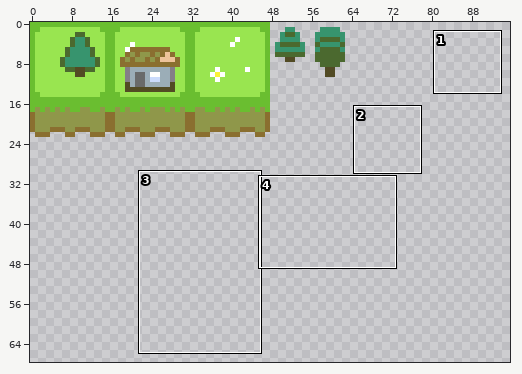
Pixel-art file -- Assets/IdleTycoon/Sprites/atlas_128.aseprite. The first picture is a wide view before the edit; the outline marks the close-up.
Close-up. The starting point:
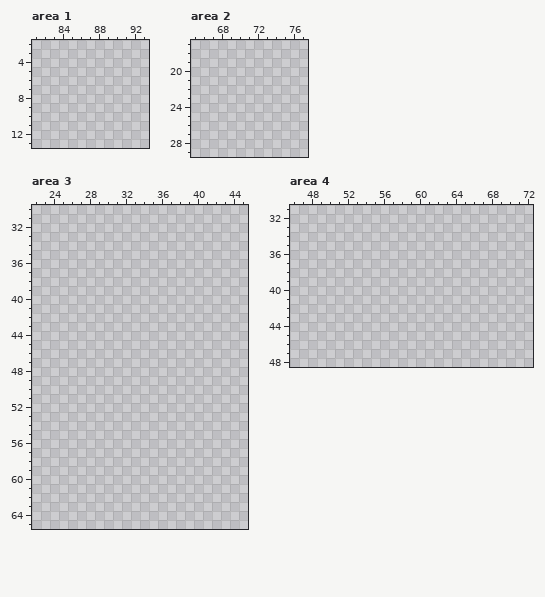
128x128 pixels, 1 frame. Shown: area 1: x 81..93, y 2..13; area 2: x 65..77, y 17..29; area 3: x 22..45, y 30..65; area 4: x 46..72, y 31..48. The wide view leaves out empty margins. The commit also changed other parts of the picture, which this record leaves out.
Now the later version:
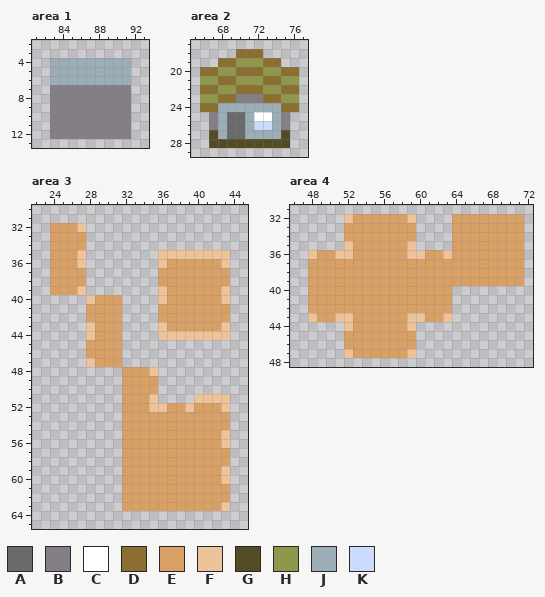
Palette (. is transparent): A #696a6a  B #847e87  C #ffffff  D #8a6f30  E #d9a066  F #eec39a  G #524b24  H #8f974a  J #9badb7  K #cbdbfc
Difference:
Area 1, layer "Layer 2":
Colour B is added in rows 7 to 12 at x 83 to 91.
Colour J is added in rows 4 to 6 at x 83 to 91.
Area 2, layer "Layer 2":
Colour A is added in rows 25 to 27 at x 69 to 70.
Colour B is added in row 23 at x 70 to 72; in rows 25 to 26 at x 67 and 75.
Colour C is added in row 25 at x 72 to 73.
Colour D is added in row 18 at x 70 to 72; in row 19 at x 68 to 69 and 73 to 74; in row 20 at x 66 to 67, 70 to 72 and 75 to 76; in row 21 at x 68 to 69 and 73 to 74; in row 22 at x 66 to 67, 70 to 72 and 75 to 76; in row 23 at x 68 to 69 and 73 to 74.
Colour D is added in row 24 at x 66 to 67 and 75 to 76.
Colour G is added in row 27 at x 67 and 75; in row 28 at x 67 to 75.
Colour H is added in row 19 at x 70 to 72; in row 20 at x 68 to 69 and 73 to 74; in row 21 at x 66 to 67, 70 to 72 and 75 to 76; in row 22 at x 68 to 69 and 73 to 74; in row 23 at x 66 to 67 and 75 to 76.
Colour J is added in row 24 at x 68 to 74; in rows 25 to 26 at x 68, 71 and 74; in row 27 at x 68 and 71 to 74.
Colour K is added in row 26 at x 72 to 73.
Area 3, layer "Layer 2":
Colour E is added in row 32 at x 24 to 26; in rows 33 to 34 at x 24 to 27; in row 35 at x 24 to 26; in row 36 at x 24 to 26 and 37 to 42; in rows 37 to 38 at x 24 to 27 and 36 to 43; in row 39 at x 24 to 26 and 37 to 42.
Colour E is added in row 40 at x 29 to 31 and 37 to 42; in rows 41 to 42 at x 28 to 31 and 36 to 43; in row 43 at x 29 to 31 and 37 to 42; in row 44 at x 29 to 31; in rows 45 to 46 at x 28 to 31; in row 47 at x 29 to 31.
Colour E is added in row 48 at x 32 to 34; in rows 49 to 50 at x 32 to 35; in row 51 at x 32 to 34; in row 52 at x 32 to 34, 37 to 38 and 40 to 42; in rows 53 to 54 at x 32 to 43; in rows 55 to 56 at x 32 to 42.
Colour E is added in rows 57 to 58 at x 32 to 43; in rows 59 to 60 at x 32 to 42; in rows 61 to 62 at x 32 to 43; in row 63 at x 32 to 42.
Colour F is added in row 32 at x 27; in row 35 at x 27 and 36 to 43; in row 36 at x 27, 36 and 43; in row 39 at x 27, 36 and 43; in row 40 at x 28, 36 and 43; in row 43 at x 28, 36 and 43.
Colour F is added in row 44 at x 28 and 36 to 43; in row 47 at x 28; in row 48 at x 35; in row 51 at x 35 and 40 to 43; in row 52 at x 35 to 36, 39 and 43; in rows 55 to 56 at x 43.
Colour F is added in rows 59 to 60 at x 43; in row 63 at x 43.
Area 4, layer "Layer 2":
Colour E is added in row 32 at x 53 to 58 and 64 to 71; in rows 33 to 34 at x 52 to 59 and 64 to 71; in row 35 at x 53 to 58 and 64 to 71; in row 36 at x 49 to 50, 53 to 58, 61 to 62 and 64 to 71; in rows 37 to 39 at x 48 to 71; in rows 40 to 42 at x 48 to 63.
Colour E is added in row 43 at x 49 to 50, 53 to 58 and 61 to 62; in row 44 at x 53 to 58; in rows 45 to 46 at x 52 to 59; in row 47 at x 53 to 58.
Colour F is added in row 32 at x 52 and 59; in row 35 at x 52 and 59; in row 36 at x 48, 51 to 52, 59 to 60 and 63; in row 43 at x 48, 51 to 52, 59 to 60 and 63; in row 44 at x 52 and 59; in row 47 at x 52 and 59.
